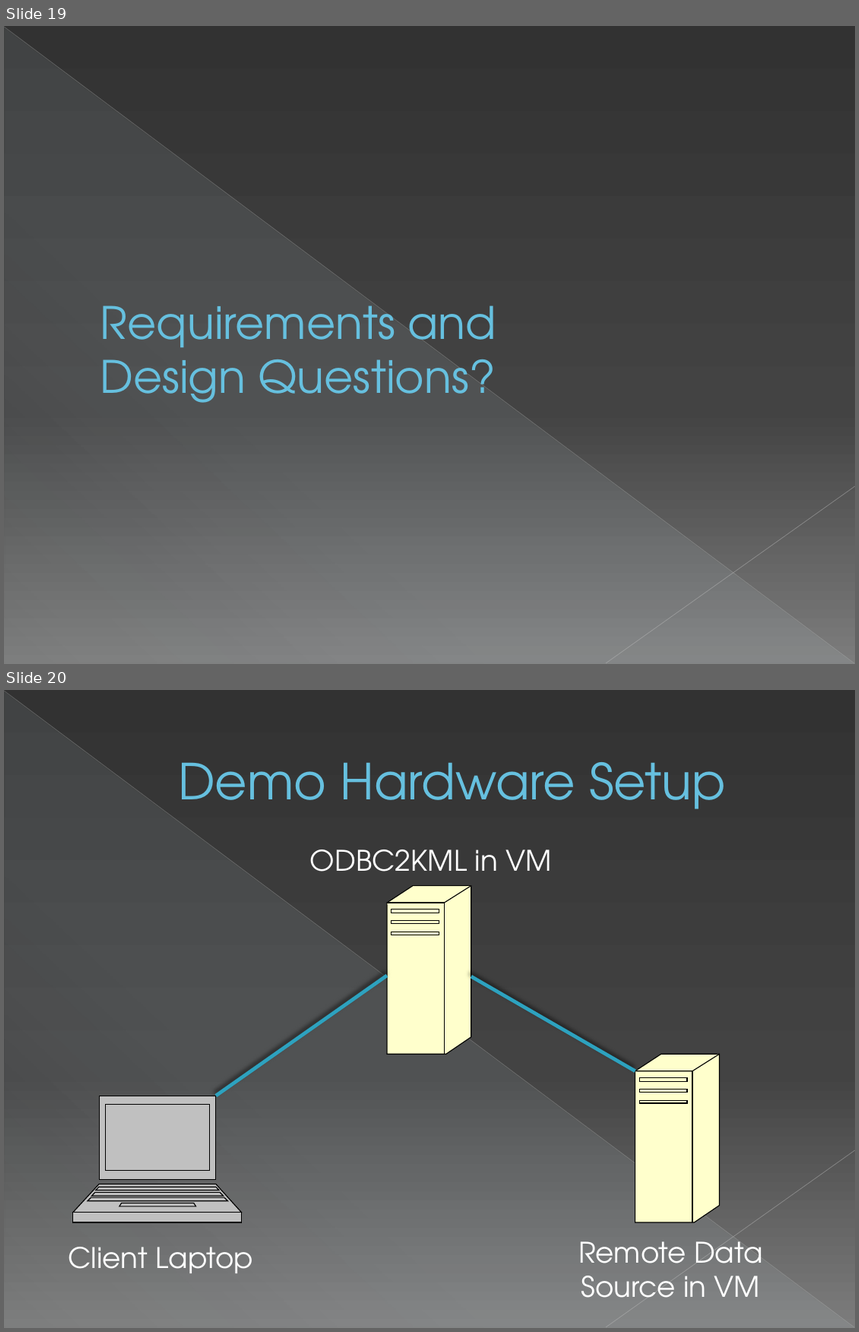
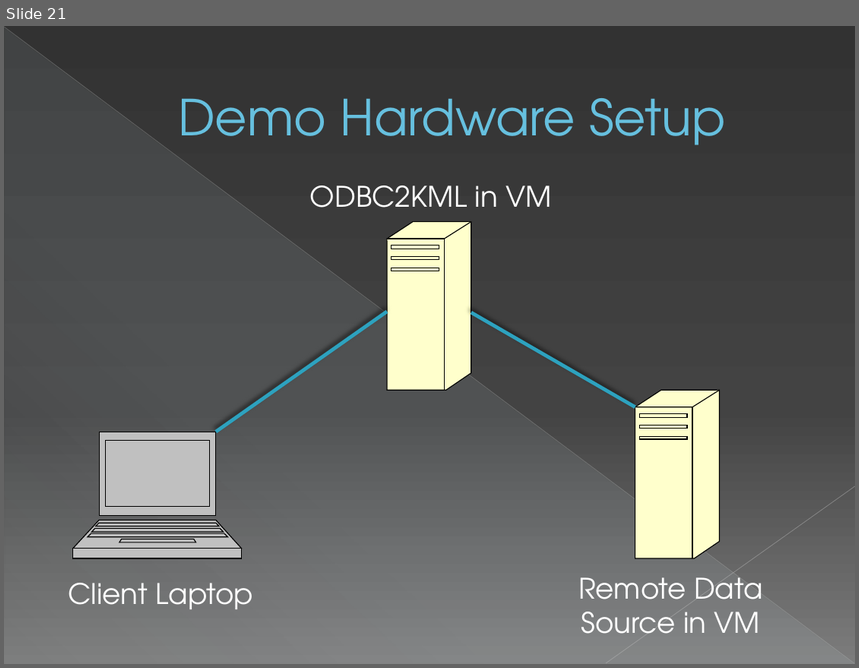
Before and after one commit to sweenr/odbc2kml, a slide deck: docs/ODBC2KML Demo Slides.pptx. Shown one above the other, each under a label of ours: slides 19 and 20 before the commit, slide 21 after it. The pictures are 859x1332 and 859x668 pixels, drawn with LibreOffice and Linux fonts; fonts in the diff are those of the drawing. Boxes give left, top, right and bottom in pixels: in the first picture for what was removed or moved away, otherwise in the second. Text is boxed around its words. In the diff, an @@ line names an element or a change of style, - is before the commit and + after.

```diff
--- a/docs/ODBC2KML Demo Slides.pptx
+++ b/docs/ODBC2KML Demo Slides.pptx
@@ slide 19 removed at box(4, 26, 855, 664), background gradient #333333 to #444444 to #7D7D7D; not listed: 3 template elements that a slide beside it also shows @@
@@ title removed at box(100, 306, 496, 403) @@
-Requirements and Design Questions?
@@ what was slide 20 is now slide 21 @@
```
Also in this commit, not shown: 14 slides changed, 4 slides added, 1 other slide removed.
